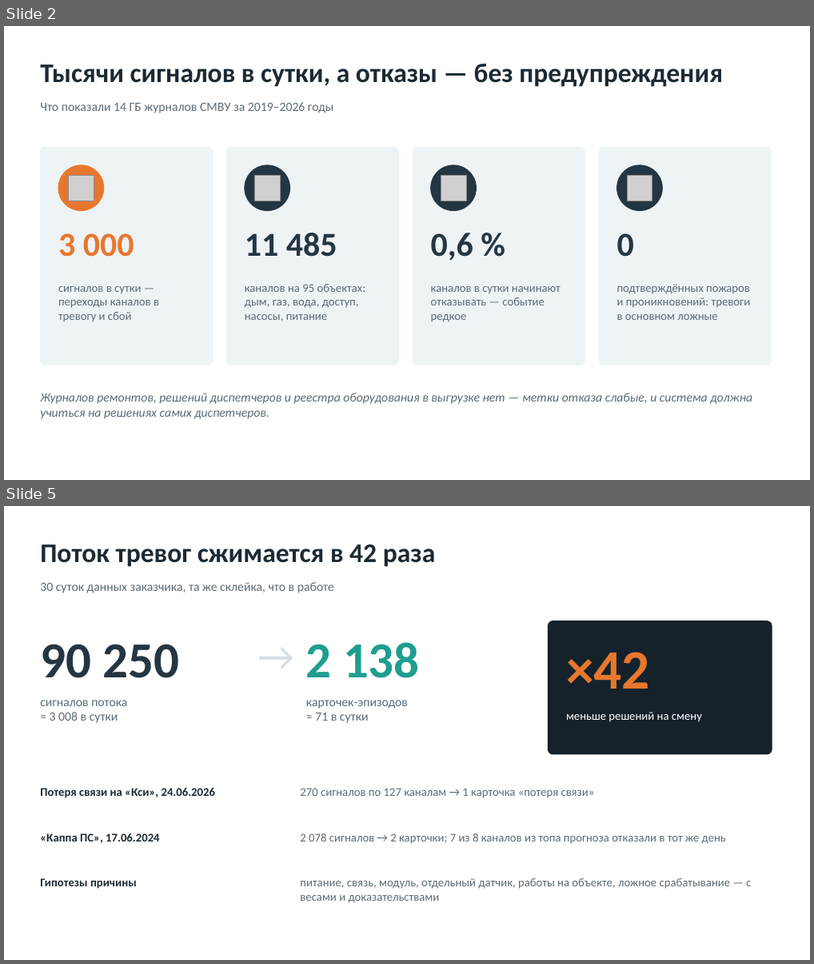
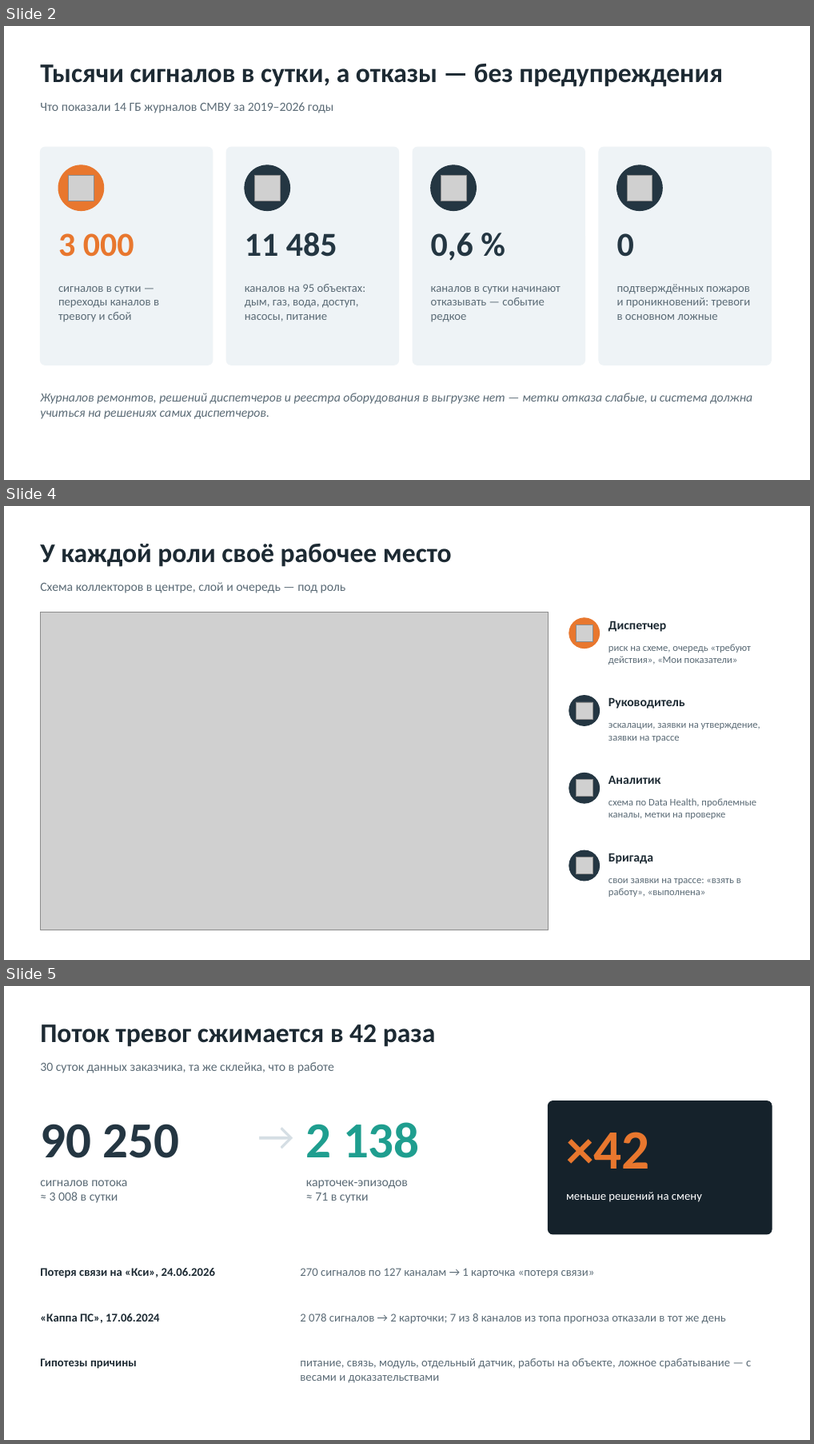
Before and after one commit to Microgit-dev/collector_incident_forecast, a slide deck: docs/delivery/out/Презентация.pptx. Shown one above the other, each under a label of ours: slides 2 and 5 before the commit, slides 2, 4 and 5 after it; the slides between them are not shown. The pictures are 814x964 and 814x1444 pixels, drawn with LibreOffice and Linux fonts; fonts in the diff are those of the drawing; grey boxes stand for pictures. Boxes give left, top, right and bottom in pixels: in the first picture for what was removed or moved away, otherwise in the second. Text is boxed around its words. In the diff, an @@ line names an element or a change of style, - is before the commit and + after.

```diff
--- a/docs/delivery/out/Презентация.pptx
+++ b/docs/delivery/out/Презентация.pptx
@@ slide 4 added at <box>4,506,810,960</box>, background #FFFFFF @@
@@ text added at <box>40,544,452,567</box>, 32 pt, text #1D2A33, bold @@
+У каждой роли своё рабочее место
@@ text added at <box>40,582,346,593</box>, 15 pt, text #5B6B76 @@
+Схема коллекторов в центре, слой и очередь — под роль
@@ picture added at <box>40,612,549,929</box> @@
@@ ellipse added at <box>570,618,600,648</box>, fill #E8772E, outline #E8772E 1 pt @@
@@ picture added at <box>576,624,594,641</box> @@
@@ text added at <box>609,620,666,632</box>, 15 pt, text #1D2A33, bold @@
+Диспетчер
@@ text added at <box>609,644,751,664</box>, 12 pt, text #5B6B76 @@
+риск на схеме, очередь «требуют действия», «Мои показатели»
@@ ellipse added at <box>570,696,600,725</box>, fill #243642, outline #243642 1 pt @@
@@ text added at <box>609,697,686,708</box>, 15 pt, text #1D2A33, bold @@
+Руководитель
@@ picture added at <box>576,702,594,719</box> @@
@@ text added at <box>609,723,761,742</box>, 12 pt, text #5B6B76 @@
+эскалации, заявки на утверждение, заявки на трассе
@@ ellipse added at <box>570,772,600,803</box>, fill #243642, outline #243642 1 pt @@
@@ picture added at <box>576,780,594,796</box> @@
@@ text added at <box>609,775,662,784</box>, 15 pt, text #1D2A33, bold @@
+Аналитик
@@ text added at <box>609,798,757,819</box>, 12 pt, text #5B6B76 @@
+схема по Data Health, проблемные каналы, метки на проверке
@@ ellipse added at <box>570,850,600,880</box>, fill #243642, outline #243642 1 pt @@
@@ picture added at <box>576,857,594,874</box> @@
@@ text added at <box>609,852,654,864</box>, 15 pt, text #1D2A33, bold @@
+Бригада
@@ text added at <box>609,878,742,896</box>, 12 pt, text #5B6B76 @@
+свои заявки на трассе: «взять в работу», «выполнена»
```
Also in this commit, not shown: 10 slides changed, 4 other slides added, 2 slides removed, 16 other files.
